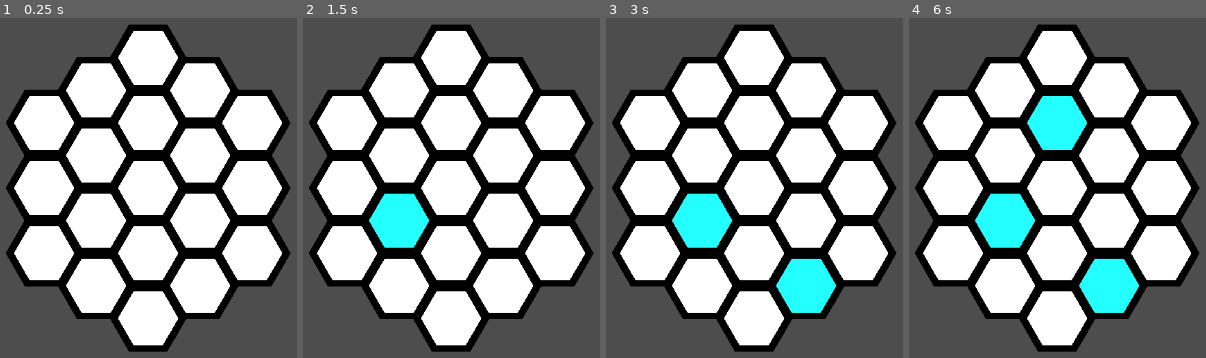
Above: before the commit, frames 1-4 (left to right).
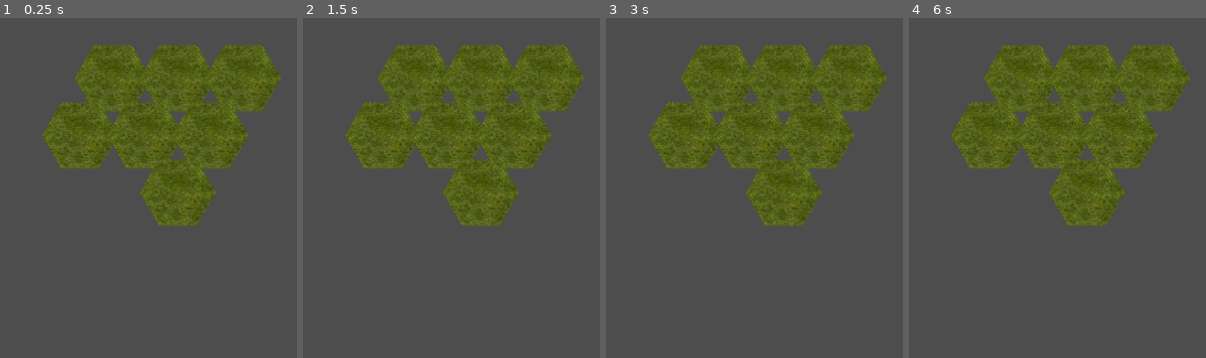
Above: after the commit, the same moments.

Repository: shuhei0916/hex-world
Game: Godot game, scene res://hex_tile_map.tscn
Same seed, same stepped clock (60 frames per second), same inputs: the game is played once before the commit and once after it. Before the commit the project starts from res://tile_map.tscn.
Inputs (mouse positions are in pixels of both pictures, inside the frame that each line leads up to):
- Up to frame 1 (0.25 s): no input
- Up to frame 2 (1.5 s): tap Enter at 0.5 s; move the mouse to (outside the picture) at 0.52 s; click (outside the picture) at 0.67 s; tap Space at 1.25 s; move the mouse to (395, 228) at 1.27 s; click (395, 228) at 1.42 s
- Up to frame 3 (3 s): tap Enter at 2 s; move the mouse to (outside the picture) at 2.02 s; click (outside the picture) at 2.17 s; tap Space at 2.75 s; move the mouse to (816, 296) at 2.77 s; click (816, 296) at 2.92 s
- Up to frame 4 (6 s): tap Enter at 3.5 s; move the mouse to (outside the picture) at 3.52 s; click (outside the picture) at 3.67 s; tap Space at 4.25 s; move the mouse to (920, 140) at 4.27 s; click (920, 140) at 4.42 s; move the mouse to (1200, 208) at 5.02 s; click (1200, 208) at 5.17 s; move the mouse to (1039, 96) at 5.77 s; click (1039, 96) at 5.92 s

The runs differ from the first frame. In frame 1, 68% of the frame differs, in the area x 2-98%, y 1-99%; in frame 2, 68%; in frame 3, 68%; in frame 4, 68%.

Commit message:
Modify hex_tile_set.tres

Diff:
--- a/assets/hex_tile_set.tres
+++ b/assets/hex_tile_set.tres
@@ -5,10 +5,12 @@
 [sub_resource type="TileSetAtlasSource" id="TileSetAtlasSource_0d3xt"]
 texture = ExtResource("1_0esnc")
 texture_region_size = Vector2i(128, 128)
+0:0/next_alternative_id = 2
 0:0/0 = 0
+0:0/1 = 1
+0:0/1/transpose = true
 
 [resource]
 tile_shape = 3
-tile_offset_axis = 1
-tile_size = Vector2i(110, 94)
+tile_size = Vector2i(94, 110)
 sources/0 = SubResource("TileSetAtlasSource_0d3xt")
--- a/project.godot
+++ b/project.godot
@@ -11,6 +11,6 @@
 [application]
 
 config/name="hex-world"
-run/main_scene="res://tile_map.tscn"
+run/main_scene="res://hex_tile_map.tscn"
 config/features=PackedStringArray("4.3", "Forward Plus")
 config/icon="res://hex_world_icon.svg"
